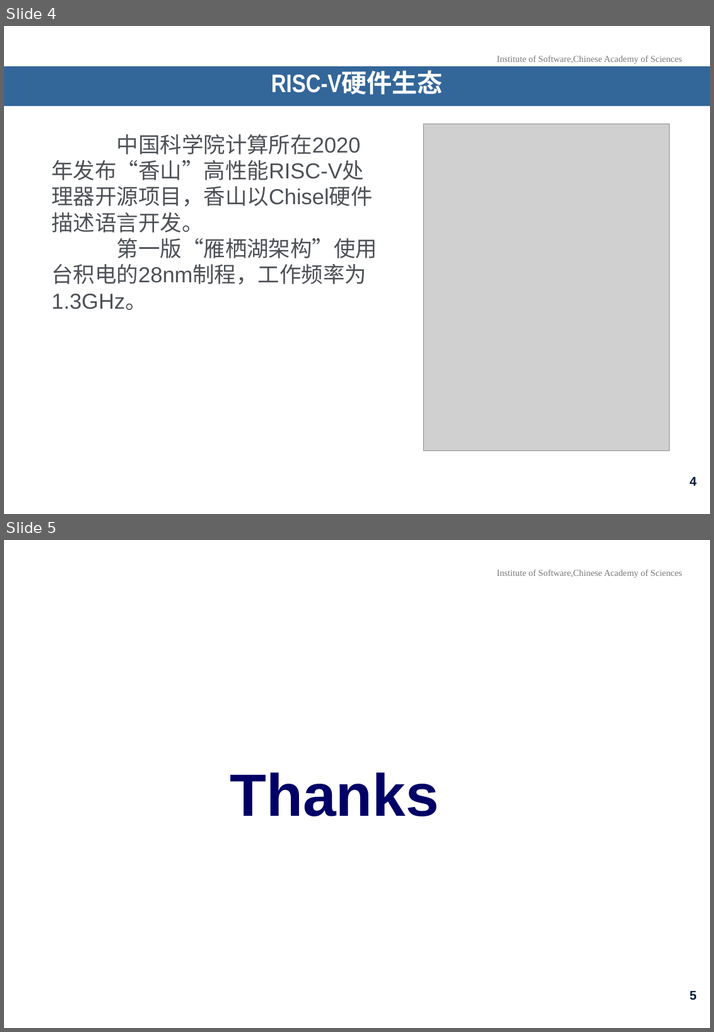
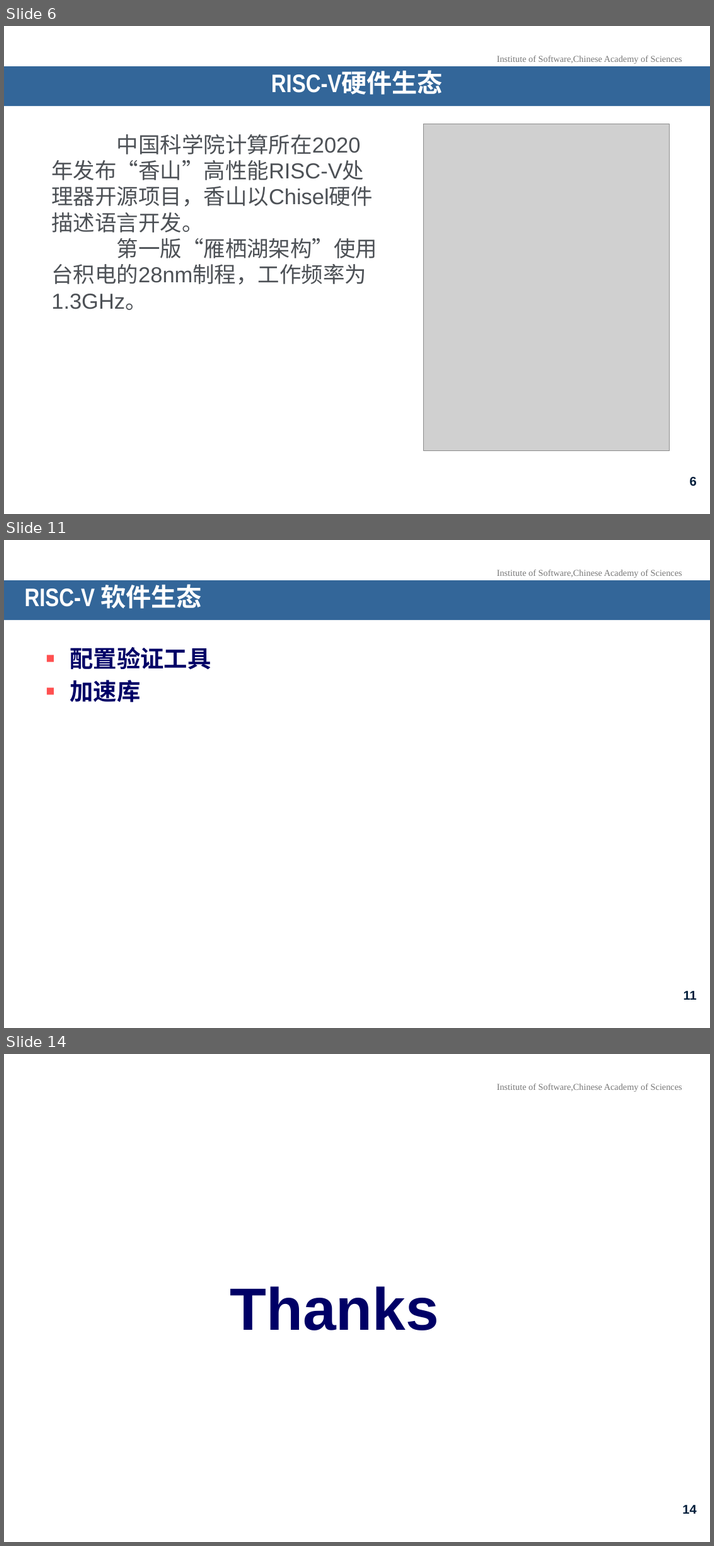
Before and after one commit to KiritakeKumi/OpenEuler-Application-For-RISC-V-Programming, a slide deck: Files/Chapter1/Class2/第一章_第二讲_RISC-V软硬件生态.pptx. Shown one above the other, each under a label of ours: slides 4 and 5 before the commit, slides 6, 11 and 14 after it; the slides between them are not shown. The pictures are 714x1032 and 714x1546 pixels, drawn with LibreOffice and Linux fonts; fonts in the diff are those of the drawing; grey boxes stand for pictures; background and template pictures are left out. Boxes give left, top, right and bottom in pixels: in the first picture for what was removed or moved away, otherwise in the second. Text is boxed around its words. In the diff, an @@ line names an element or a change of style, - is before the commit and + after.

```diff
--- a/Files/Chapter1/Class2/第一章_第二讲_RISC-V软硬件生态.pptx
+++ b/Files/Chapter1/Class2/第一章_第二讲_RISC-V软硬件生态.pptx
@@ slide 11 added at [4,540,710,1028], background picture (left out); not listed: 1 template element that a slide beside it also shows @@
@@ title added at [4,580,710,620], fill #336699, 28 pt, text #FFFFFF, bold @@
+RISC-V 软件生态
@@ text added at [70,647,211,703], 26 pt, text #000066, bold @@
+▪ 配置验证工具
+▪ 加速库
@@ page number added at [683,991,696,1000], 14 pt, text #001D3A, bold @@
+11
@@ what was slide 4 is now slide 6 @@
@@ page number at [689,477,696,486]: text changed @@
-4
+6
@@ what was slide 5 is now slide 14 @@
@@ page number at [682,1505,696,1514]: text changed @@
-5
+14
```
Also in this commit, not shown: 1 slide changed, 8 other slides added.
